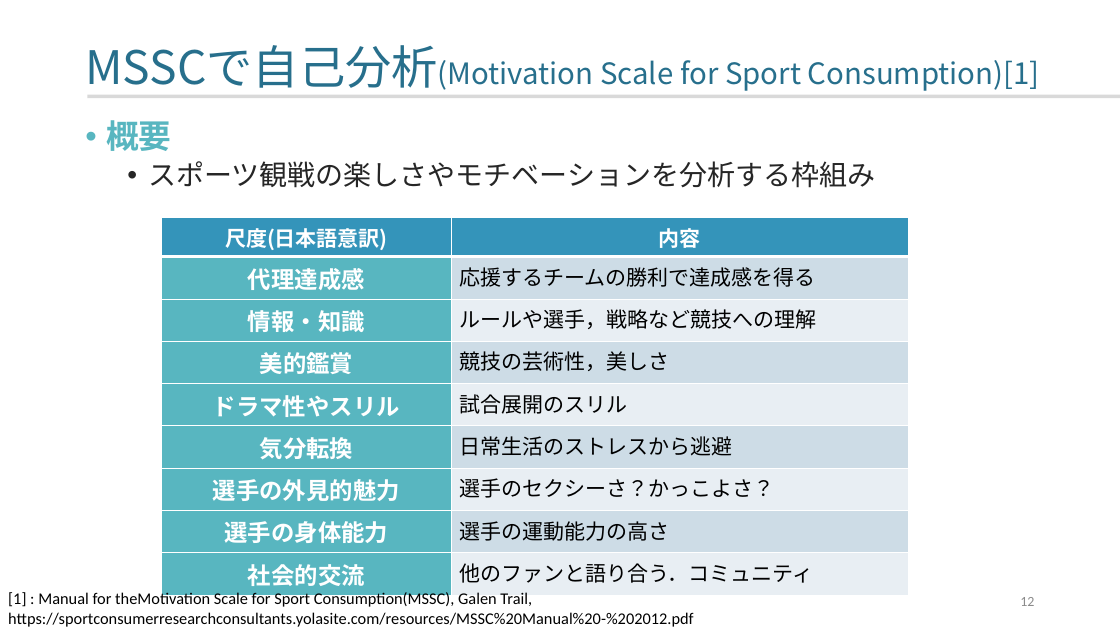
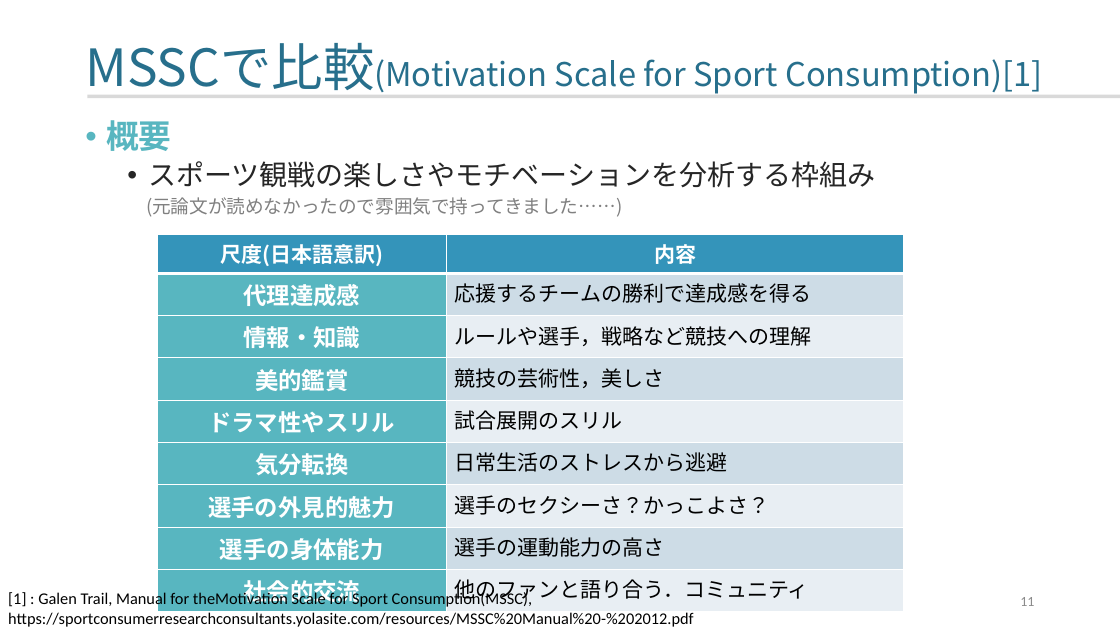
Before and after one commit to yamada-ai/java-prac, a slide deck: slide 11 of 2025_0131_箱根駅伝_aa.pptx (slide 12 before the commit). Drawn at 1120x630 pixels with LibreOffice and Linux fonts; fonts in the diff are those of the drawing. Boxes give left, top, right and bottom in pixels: in the first picture for what was removed or moved away, otherwise in the second. Text is boxed around its words. In the diff, an @@ line names an element or a change of style, - is before the commit and + after.

```diff
--- a/2025_0131_箱根駅伝_aa.pptx
+++ b/2025_0131_箱根駅伝_aa.pptx
@@ title at (x1=85, y1=43, x2=1042, y2=94): text changed; size 25.2 to 28 pt @@
-MSSCで自己分析(Motivation Scale for Sport Consumption)[1]
+MSSCで比較(Motivation Scale for Sport Consumption)[1]
@@ text at (x1=146, y1=197, x2=623, y2=217): paragraph added @@
+  (元論文が読めなかったので雰囲気で持ってきました……)
@@ table moved from (x1=162, y1=218, x2=908, y2=590) to (x1=157, y1=234, x2=903, y2=608) @@
@@ text at (x1=8, y1=591, x2=693, y2=627): text changed @@
-[1] : Manual for theMotivation Scale for Sport Consumption(MSSC), Galen Trail, https://sportconsumerresearchconsultants.yolasite.com/resources/MSSC%20Manual%20-%202012.pdf
+[1] : Galen Trail, Manual for theMotivation Scale for Sport Consumption(MSSC), https://sportconsumerresearchconsultants.yolasite.com/resources/MSSC%20Manual%20-%202012.pdf
@@ page number at (x1=1020, y1=597, x2=1034, y2=606): text changed @@
-12
+11
```
Also in this commit, not shown: 12 other slides changed, 10 slides added.
